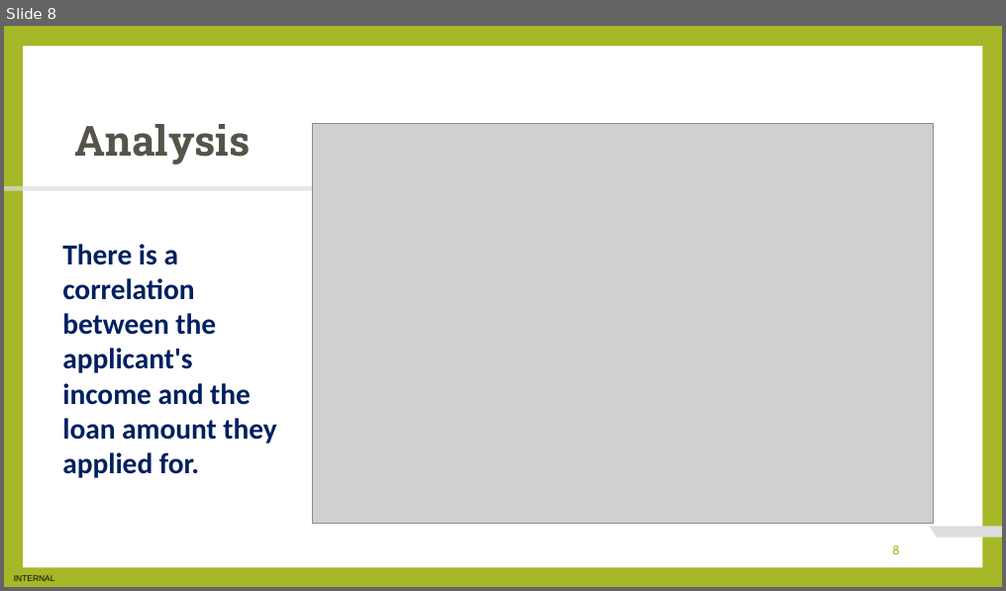
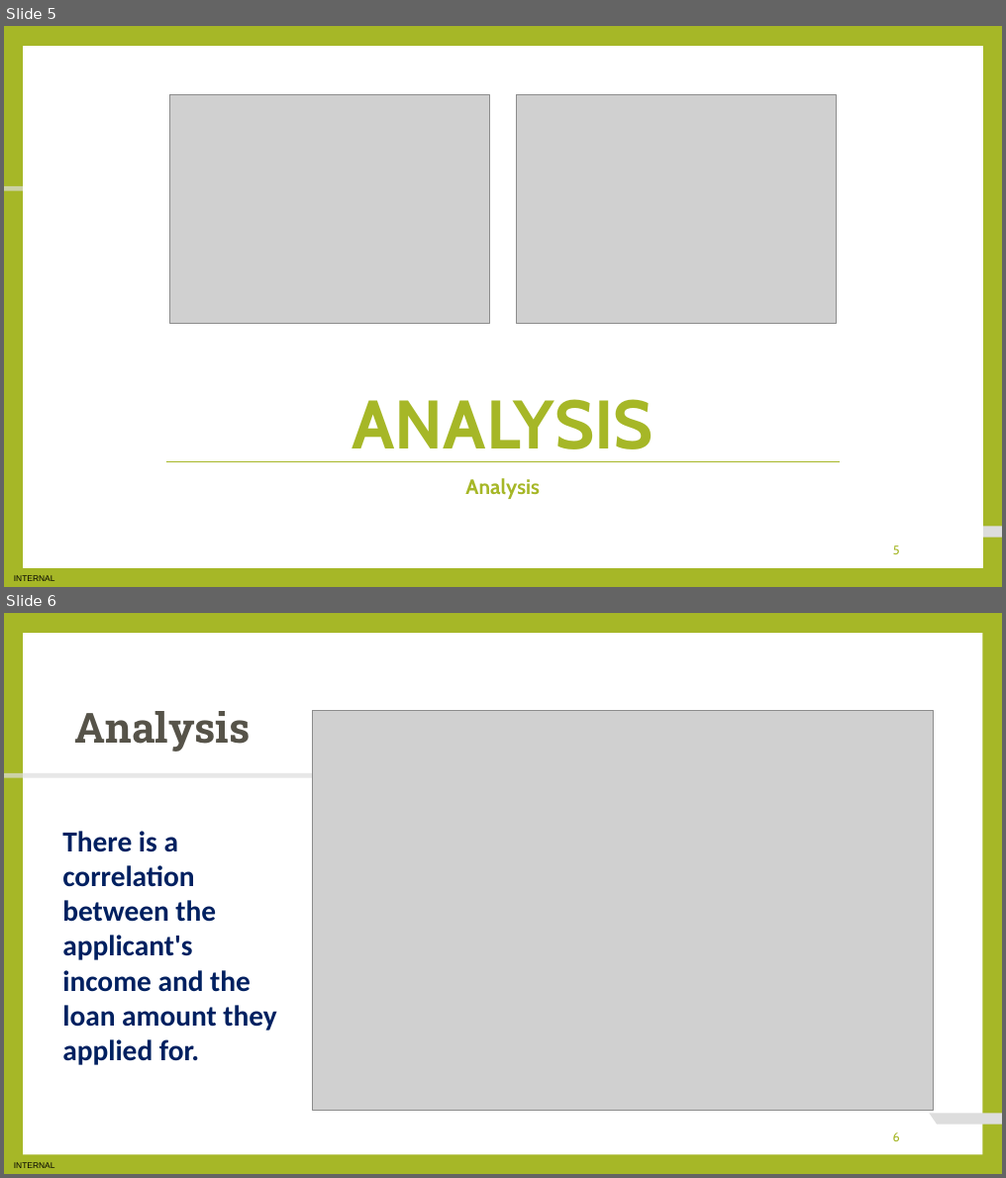
Before and after one commit to jmodzuka/Data-Science-Virtual-Internship, a slide deck: Task 3 - Preparing To Present/Task 3 - Preparing To Present.pptx. Shown one above the other, each under a label of ours: slide 8 before the commit, slides 5 and 6 after it. The pictures are 1006x591 and 1006x1178 pixels, drawn with LibreOffice and Linux fonts; fonts in the diff are those of the drawing; grey boxes stand for pictures. Boxes give left, top, right and bottom in pixels: in the first picture for what was removed or moved away, otherwise in the second. Text is boxed around its words. In the diff, an @@ line names an element or a change of style, - is before the commit and + after.

```diff
--- a/Task 3 - Preparing To Present/Task 3 - Preparing To Present.pptx
+++ b/Task 3 - Preparing To Present/Task 3 - Preparing To Present.pptx
@@ slide 5 added at (4, 26, 1002, 587), background #A6B727; not listed: 3 template elements that a slide beside it also shows @@
@@ rectangle added at (23, 46, 982, 568), fill #FFFFFF, outline #FFFFFF 1 pt @@
@@ picture added at (169, 95, 490, 324) @@
@@ picture added at (516, 95, 836, 323) @@
@@ title added at (352, 399, 653, 463), 66 pt, text #A6B727, bold @@
+ANALYSIS
@@ line added from (165, 462) to (840, 462), #A6B727 0.79 pt @@
@@ text added at (465, 478, 540, 499), 20 pt, text #A6B727, bold @@
+Analysis
@@ page number added at (893, 546, 900, 555), 12 pt, text #A6B727 @@
+5
@@ what was slide 8 is now slide 6 @@
@@ page number at (893, 1133, 900, 1142): text changed @@
-8
+6
```
Also in this commit, not shown: 5 slides changed, 3 slides removed, 1 other file.
